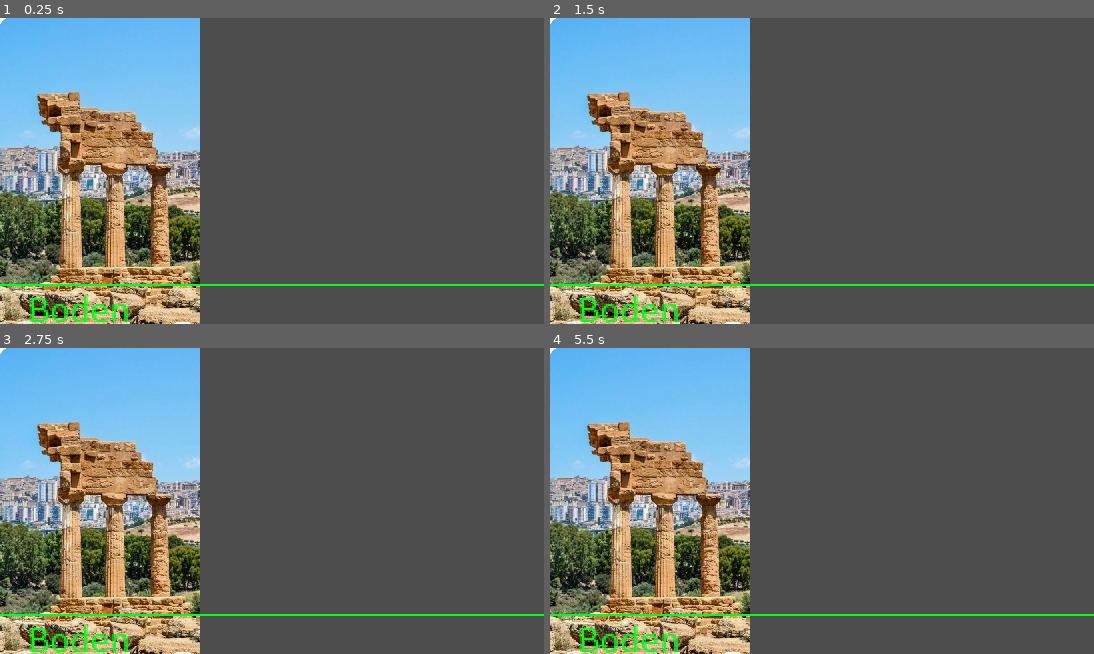
Above: before the commit, frames 1-4 (two rows, left to right).
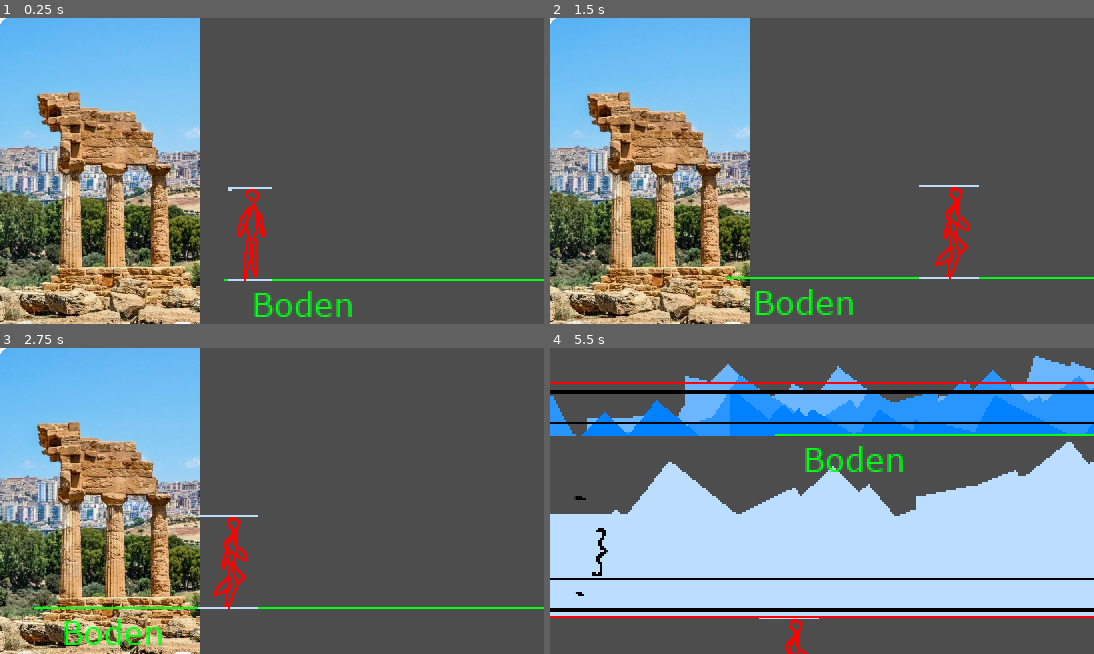
Above: after the commit, the same moments.

Repository: ZeysMockingjay/Das_Vermaechtnis_AT
Game: Godot game, scene res://Test_level_levelchangetest.tscn
Two runs of this game, one before a commit and one after it. Both use one fixed random seed, a clock stepped at 60 frames per second and the inputs below. This scene is started directly instead of the project's main scene.
Inputs:
- Up to frame 1 (0.25 s): no input
- Up to frame 2 (1.5 s): tap Enter (ui_accept) at 0.5, 0.6, 0.77, 1.07 s; hold D (playermoveright) from 0.53 s (still down); tap 1 at 1.35 s
- Up to frame 3 (2.75 s): tap Enter (ui_accept) at 1.52, 1.55, 1.82, 2.3 s; release D (playermoveright) at 2.03 s; hold A (playermoveleft) from 2.03 s (still down); tap 2 at 2.1 s
- Up to frame 4 (5.5 s): release A (playermoveleft) at 2.78 s; hold D (playermoveright) 2.78-4.28 s; tap Enter (ui_accept) at 2.85, 3.02, 3.32, 3.77, 3.8, 4.07, 4.52, 4.55, 4.82, 5.1 s; tap 1 at 3.6 s; hold A (playermoveleft) 4.28-5.03 s; tap 2 at 4.35 s; hold D (playermoveright) from 5.03 s (still down)

The runs differ from the first frame. In frame 1, 2.8% of the frame differs, in the area x 0-100%, y 55-100%; in frame 2, 2.9%; in frame 3, 3.0%; in frame 4, 76%, in the area x 0-100%, y 0-100%.

Commit message:
Level Change Implemented

Diff:
--- /dev/null
+++ b/Area2DWelt2.gd
@@ -0,0 +1,19 @@
+extends Area2D
+
+var entered = false
+
+func _on_Area2D_body_entered(body: CharacterBody2D) -> void:
+	entered = true
+
+func _on_Area2D_body_exited(body: CharacterBody2D) -> void:
+	entered = false
+
+func _ready():
+	# Correctly connect signals using Callable
+	connect("body_entered", Callable(self, "_on_Area2D_body_entered"))
+	connect("body_exited", Callable(self, "_on_Area2D_body_exited"))
+
+func _physics_process(_delta: float) -> void:
+	if entered:
+		if Input.is_action_just_pressed("ui_accept"):
+			get_tree().change_scene_to_file("res://test_level.tscn")
--- a/Test_level_levelchangetest.tscn
+++ b/Test_level_levelchangetest.tscn
@@ -1,12 +1,80 @@
-[gd_scene load_steps=4 format=3 uid="uid://ce0lppgrmebt4"]
+[gd_scene load_steps=18 format=3 uid="uid://ce0lppgrmebt4"]
 
 [ext_resource type="Texture2D" uid="uid://l5wg4fc606bh" path="res://Assets/Textures/Boden.png" id="1_15c8h"]
 [ext_resource type="Texture2D" uid="uid://u4orlfs307q2" path="res://Screenshot 2024-04-28 182948.png" id="2_q6ifp"]
+[ext_resource type="Script" path="res://Player.gd" id="3_h035t"]
+[ext_resource type="Script" path="res://Camera2D.gd" id="4_o5ayi"]
+[ext_resource type="Texture2D" uid="uid://88ej03j28cna" path="res://Assets/Textures/Unbenanntdudeanim.png" id="5_0ydl7"]
+[ext_resource type="Script" path="res://Area2DWelt2.gd" id="6_81ixl"]
 
 [sub_resource type="RectangleShape2D" id="RectangleShape2D_dscnd"]
 size = Vector2(1000, 12)
 
-[node name="Node2D" type="Node2D"]
+[sub_resource type="RectangleShape2D" id="RectangleShape2D_h2hy2"]
+size = Vector2(14, 45)
+
+[sub_resource type="RectangleShape2D" id="RectangleShape2D_6y6xp"]
+size = Vector2(17, 45)
+
+[sub_resource type="AtlasTexture" id="AtlasTexture_pr7sx"]
+atlas = ExtResource("5_0ydl7")
+region = Rect2(0, 58, 30, 58)
+
+[sub_resource type="AtlasTexture" id="AtlasTexture_iea6k"]
+atlas = ExtResource("5_0ydl7")
+region = Rect2(30, 58, 30, 58)
+
+[sub_resource type="AtlasTexture" id="AtlasTexture_sy0ot"]
+atlas = ExtResource("5_0ydl7")
+region = Rect2(90, 58, 30, 58)
+
+[sub_resource type="AtlasTexture" id="AtlasTexture_tl2p0"]
+atlas = ExtResource("5_0ydl7")
+region = Rect2(60, 58, 30, 58)
+
+[sub_resource type="AtlasTexture" id="AtlasTexture_n7uhi"]
+atlas = ExtResource("5_0ydl7")
+region = Rect2(90, 58, 30, 58)
+
+[sub_resource type="AtlasTexture" id="AtlasTexture_eynat"]
+atlas = ExtResource("5_0ydl7")
+region = Rect2(120, 58, 30, 58)
+
+[sub_resource type="SpriteFrames" id="SpriteFrames_o4n1l"]
+animations = [{
+"frames": [{
+"duration": 1.0,
+"texture": SubResource("AtlasTexture_pr7sx")
+}, {
+"duration": 1.0,
+"texture": SubResource("AtlasTexture_iea6k")
+}],
+"loop": true,
+"name": &"idle",
+"speed": 5.0
+}, {
+"frames": [{
+"duration": 1.0,
+"texture": SubResource("AtlasTexture_sy0ot")
+}, {
+"duration": 1.0,
+"texture": SubResource("AtlasTexture_tl2p0")
+}, {
+"duration": 1.0,
+"texture": SubResource("AtlasTexture_n7uhi")
+}, {
+"duration": 1.0,
+"texture": SubResource("AtlasTexture_eynat")
+}],
+"loop": true,
+"name": &"run",
+"speed": 5.0
+}]
+
+[sub_resource type="RectangleShape2D" id="RectangleShape2D_m81ho"]
+size = Vector2(25, 48)
+
+[node name="Welt2" type="Node2D"]
 
 [node name="Boden" type="StaticBody2D" parent="."]
 position = Vector2(500, 191)
@@ -24,3 +92,38 @@
 scale = Vector2(0.2, 0.2)
 texture = ExtResource("2_q6ifp")
 centered = false
+
+[node name="Player" type="CharacterBody2D" parent="."]
+position = Vector2(17, 103)
+script = ExtResource("3_h035t")
+
+[node name="Camera2D" type="Camera2D" parent="Player"]
+position = Vector2(119, -26)
+offset = Vector2(-112, 0)
+process_callback = 0
+position_smoothing_enabled = true
+drag_horizontal_enabled = true
+drag_left_margin = 0.4
+drag_right_margin = 0.4
+script = ExtResource("4_o5ayi")
+
+[node name="IdleCollision" type="CollisionShape2D" parent="Player"]
+position = Vector2(-1, 4.5)
+shape = SubResource("RectangleShape2D_h2hy2")
+
+[node name="RunningCollision" type="CollisionShape2D" parent="Player"]
+position = Vector2(1.5, 4.5)
+shape = SubResource("RectangleShape2D_6y6xp")
+
+[node name="AnimatedSprite2D" type="AnimatedSprite2D" parent="Player"]
+position = Vector2(0, -7.62939e-06)
+sprite_frames = SubResource("SpriteFrames_o4n1l")
+animation = &"idle"
+autoplay = "idle"
+
+[node name="Area2DWelt2" type="Area2D" parent="."]
+script = ExtResource("6_81ixl")
+
+[node name="CollisionShape2D" type="CollisionShape2D" parent="Area2DWelt2"]
+position = Vector2(214, 110)
+shape = SubResource("RectangleShape2D_m81ho")
